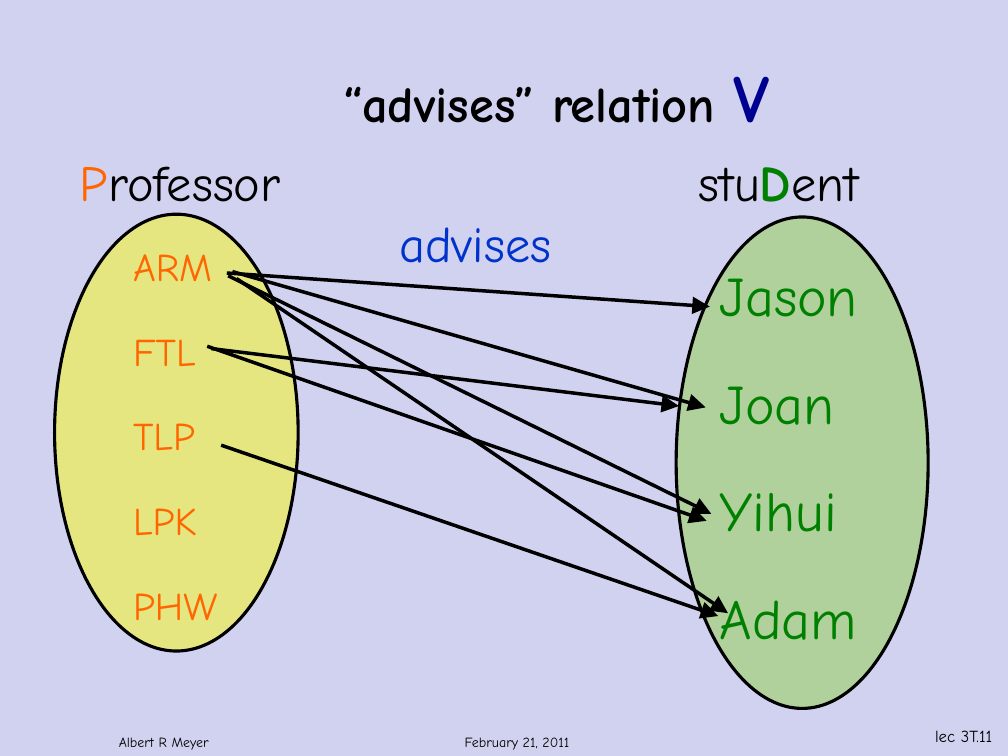
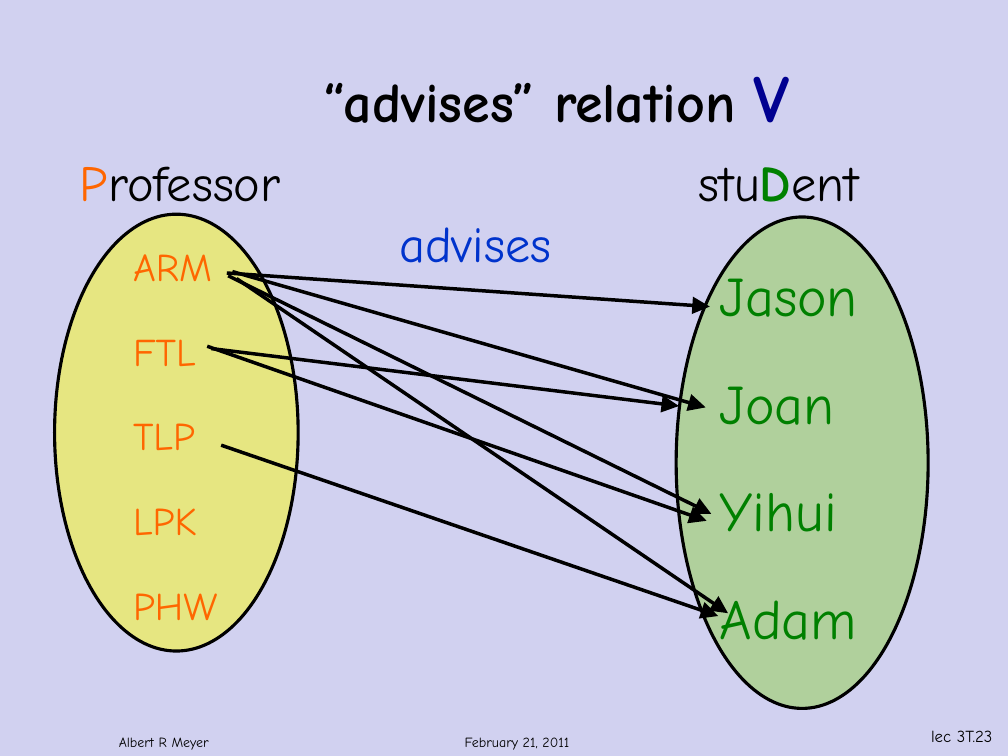
Before and after one commit to armeyer/mcs_web, a slide deck: slide 23 of spring12/slidesS12/relations.pptx (slide 11 before the commit). Drawn at 1008x756 pixels with LibreOffice and Linux fonts; fonts in the diff are those of the drawing; background and template pictures are left out. Boxes give left, top, right and bottom in pixels: in the first picture for what was removed or moved away, otherwise in the second. Text is boxed around its words. In the diff, an @@ line names an element or a change of style, - is before the commit and + after.

```diff
--- a/spring12/slidesS12/relations.pptx
+++ b/spring12/slidesS12/relations.pptx
@@ title "“advises” relation V" at box(323, 76, 790, 123): size 36 to 40 pt @@
@@ page number at box(931, 730, 993, 742): text changed @@
-lec 3T.11
+lec 3T.23
```
Also in this commit, not shown: 25 other slides changed, 16 slides added, 15 slides removed.
